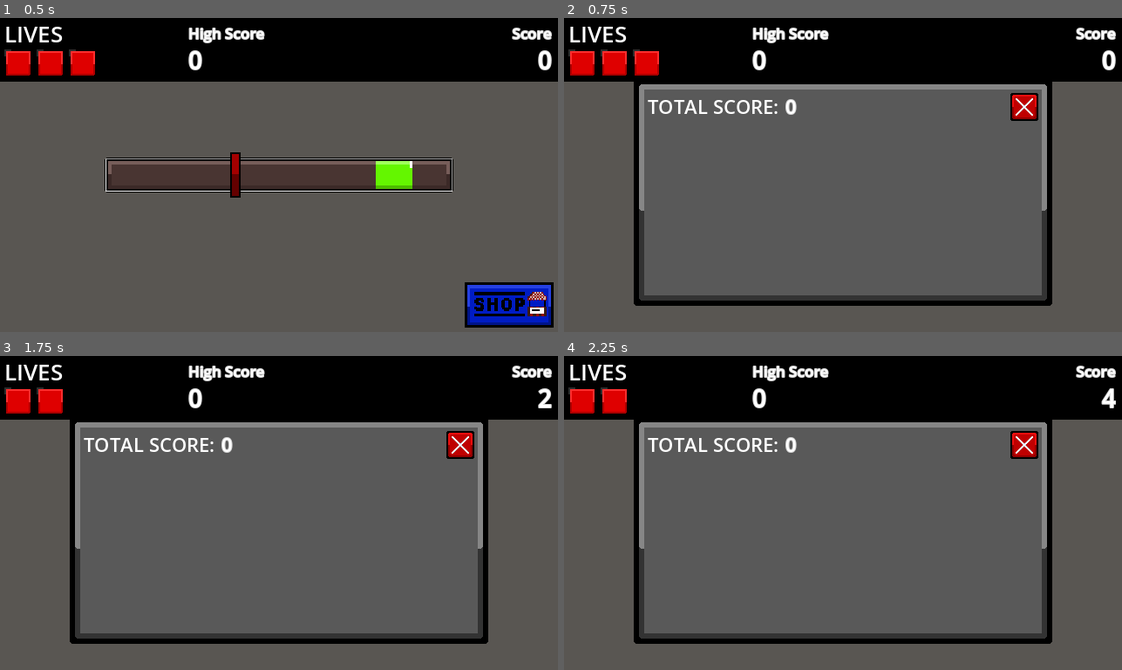
Above: before the commit, frames 1-4 (two rows, left to right).
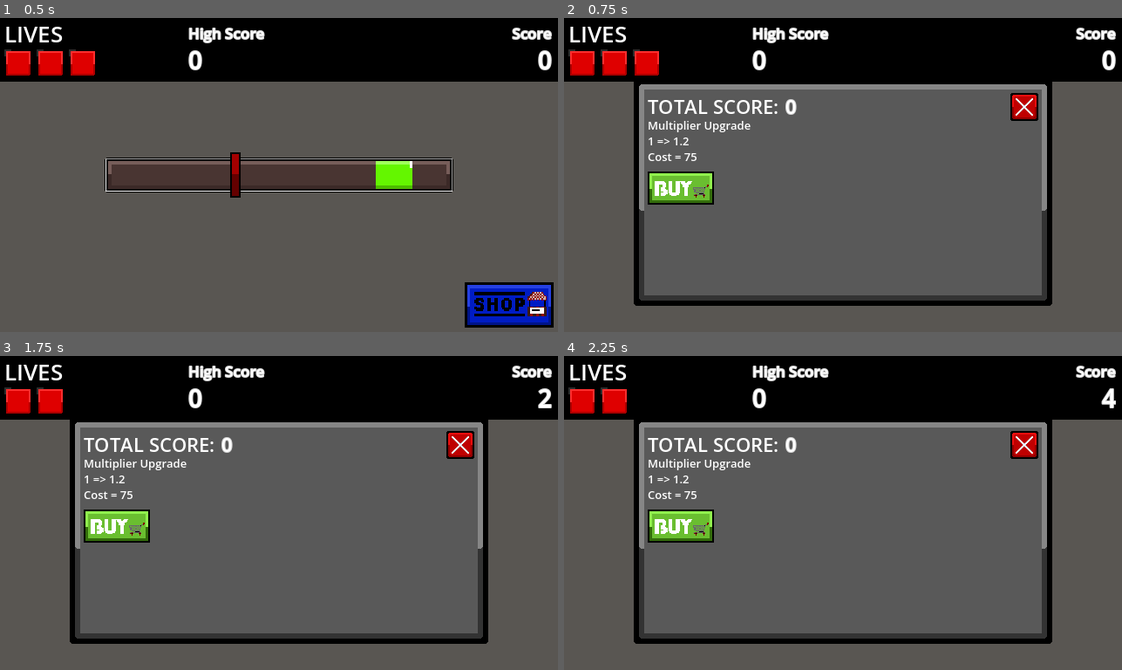
Above: after the commit, the same moments.

Repository: d3V-E/Line-Clicker-Game
Game: Godot game, scene res://scenes/main_game.tscn
Two runs of this game, one before a commit and one after it. Both use one fixed random seed, a clock stepped at 60 frames per second and the inputs below.
Inputs (mouse positions are in pixels of both pictures, inside the frame that each line leads up to):
- Up to frame 1 (0.5 s): no input
- Up to frame 2 (0.75 s): click (1071, 303) at 0.5 s
- Up to frame 3 (1.75 s): tap Enter at 1.25 s; move the mouse to (401, 497) at 1.27 s; hold Right from 1.28 s (still down); tap Alt at 1.35 s; click (401, 497) at 1.42 s; tap Space at 1.52 s
- Up to frame 4 (2.25 s): tap Space at 2 s; move the mouse to (731, 528) at 2.02 s; release Right at 2.03 s; hold Down from 2.03 s (still down); tap Shift at 2.1 s

Frame 1 is identical in both runs. In frame 2, 1.6% of the frame differs, in the area x 15-34%, y 32-60%; in frame 3, 1.6%; in frame 4, 1.6%.

Commit message:
Update 6

Diff:
--- a/scenes/main_game.tscn
+++ b/scenes/main_game.tscn
@@ -8,6 +8,7 @@
 [ext_resource type="Texture2D" uid="uid://plt2drchkexg" path="res://assets/Indicator.png" id="6_70vka"]
 [ext_resource type="Texture2D" uid="uid://q5u0jswbi3bi" path="res://assets/Hit.png" id="7_wi4c7"]
 [ext_resource type="Texture2D" uid="uid://d263mtcymdwjw" path="res://assets/HP.png" id="8_70vka"]
+[ext_resource type="Texture2D" uid="uid://bp1f18f7ic324" path="res://assets/Buy button.png" id="9_5cypo"]
 [ext_resource type="Texture2D" uid="uid://dgrlw7tsnflqa" path="res://assets/Shop.png" id="9_nqdth"]
 [ext_resource type="Texture2D" uid="uid://bsim58uomd8dx" path="res://assets/Close.png" id="10_5cypo"]
 
@@ -111,6 +112,21 @@
 horizontal_alignment = 2
 text_direction = 2
 
+[node name="BuyButton" type="Sprite2D" parent="CanvasLayer/Shop" unique_id=902226990]
+position = Vector2(-186, -5)
+scale = Vector2(1.1875, 1.1875)
+texture = ExtResource("9_5cypo")
+
+[node name="Multiplier" type="RichTextLabel" parent="CanvasLayer/Shop" unique_id=1459741158]
+offset_left = -224.0
+offset_top = -86.0
+offset_right = -71.0
+offset_bottom = -27.0
+theme_override_font_sizes/normal_font_size = 13
+text = "Multiplier Upgrade
+1 => 1.2
+Cost = 75"
+
 [node name="Shop Close" type="TextureButton" parent="CanvasLayer" unique_id=812630958]
 offset_left = 512.0
 offset_top = 86.0
--- a/scripts/main_game.gd
+++ b/scripts/main_game.gd
@@ -11,6 +11,7 @@
 var clicks = 0
 var highscore = 0
 var totalscore = 0
+var multipliercost = 75
 
 @onready var shopbutton: TextureButton = $"CanvasLayer/Shop Button"
 @onready var bar: Sprite2D = $CanvasLayer/LineBar
Binary file added: assets/Buy button.png
Not shown, added: assets/Buy button.png.import
Binary file added: assets/Shop Layer 1.png
Not shown, added: assets/Shop Layer 1.png.import
